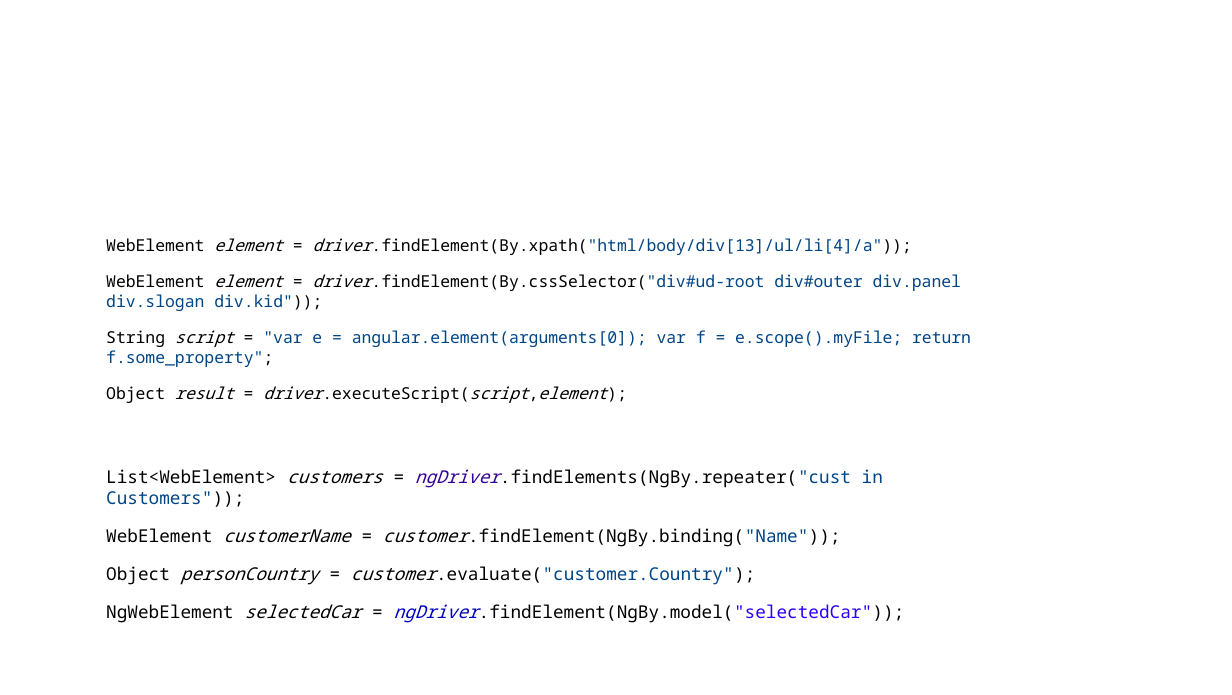
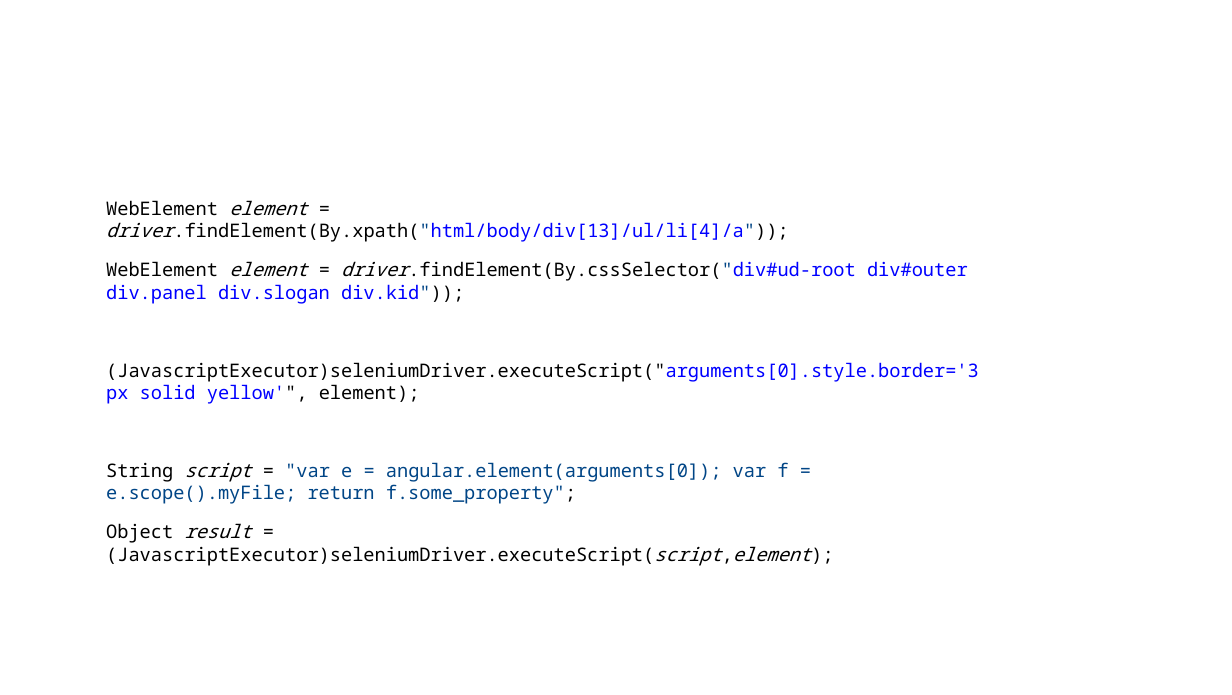
Before and after one commit to sergueik/selenium_java, a slide deck: slide 10 of protractor/protractor.odp (slide 12 before the commit). Drawn at 1232x695 pixels with LibreOffice and Linux fonts; fonts in the diff are those of the drawing; background and template pictures are left out. Boxes give left, top, right and bottom in pixels: in the first picture for what was removed or moved away, otherwise in the second. Text is boxed around its words. In the diff, an @@ line names an element or a change of style, - is before the commit and + after.

```diff
--- a/protractor/protractor.odp
+++ b/protractor/protractor.odp
@@ text "WebElement element = driver.findElement(By.xpath("html/body/ ...": place and size @@
-text "WebElement element = driver.findElement(By.xpath("html/body/ ..." at (106, 238, 971, 403)
+text "WebElement element = driver.findElement(By.xpath("html/body/ ..." at (106, 200, 979, 566)
@@ text at (106, 200, 968, 504): size 12.9 to 14.8 pt in "WebElement element = driver.findElement(By.xpath("html/body/ ...", "WebElement element = driver.findElement(By.cssSelector("div# ...", "String script = "var e = angular.element(arguments[0]); ..."; text colour #004586 to #0000FF in "driver.findElement(By.xpath("html/body/div[13]/ul/li[4]/a")) ...", "driver.findElement(By.cssSelector("div#ud-root div#outer div ..." @@
@@ text at (106, 362, 979, 404): paragraph added @@
+(JavascriptExecutor)seleniumDriver.executeScript("arguments[0].style.border='3px solid yellow'", element);
@@ text removed at (106, 469, 905, 623) @@
-List<WebElement> customers = ngDriver.findElements(NgBy.repeater("cust in Customers"));
-WebElement customerName = customer.findElement(NgBy.binding("Name"));
-Object personCountry = customer.evaluate("customer.Country");
-NgWebElement selectedCar = ngDriver.findElement(NgBy.model("selectedCar"));
@@ text at (106, 523, 811, 566): text changed; size 12.9 to 14.8 pt @@
-Object result = driver.executeScript(script,element);
+Object result = (JavascriptExecutor)seleniumDriver.executeScript(script,element);
```
Also in this commit, not shown: 11 other slides changed, 6 slides added, 1 slide removed.
